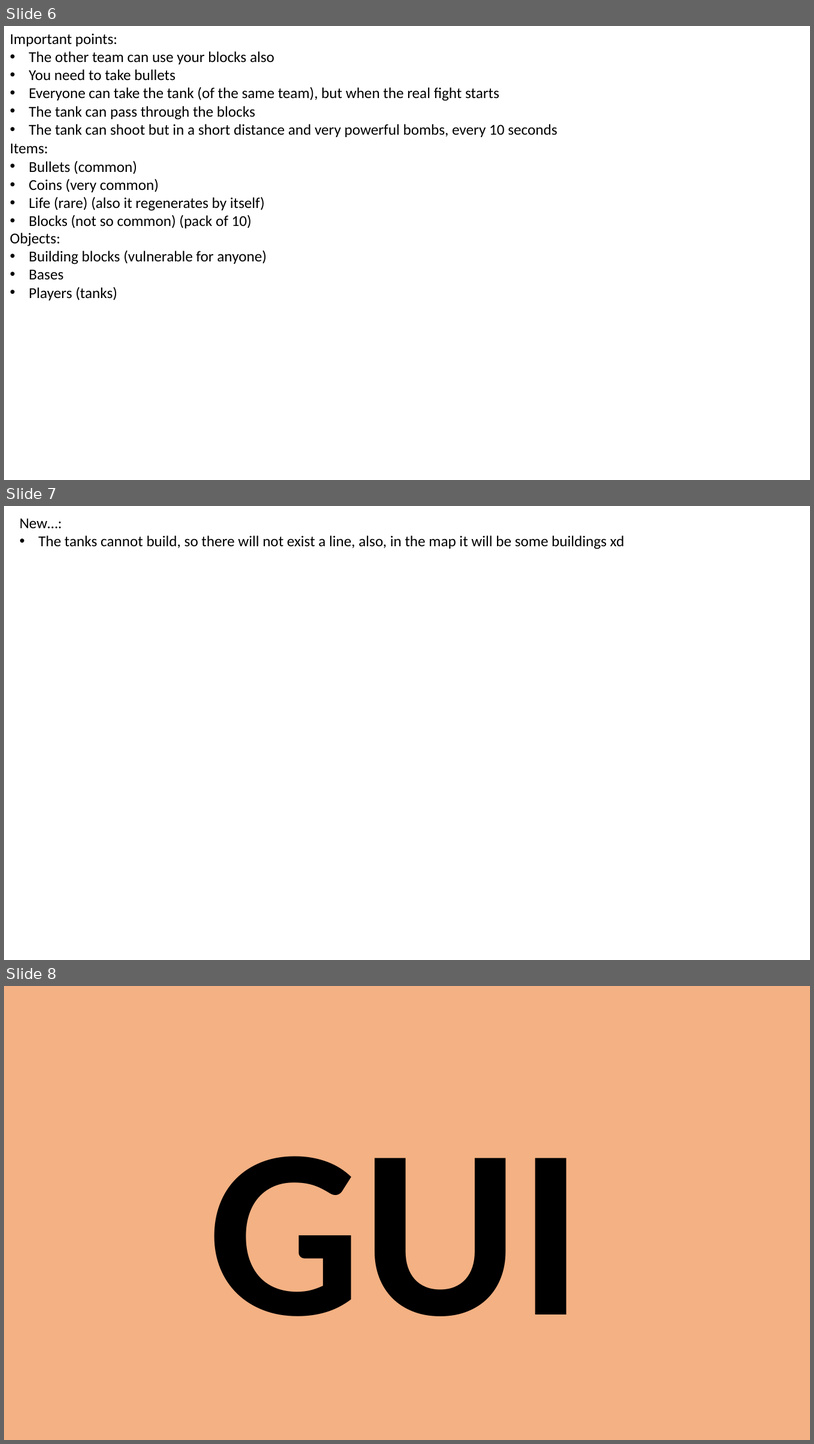
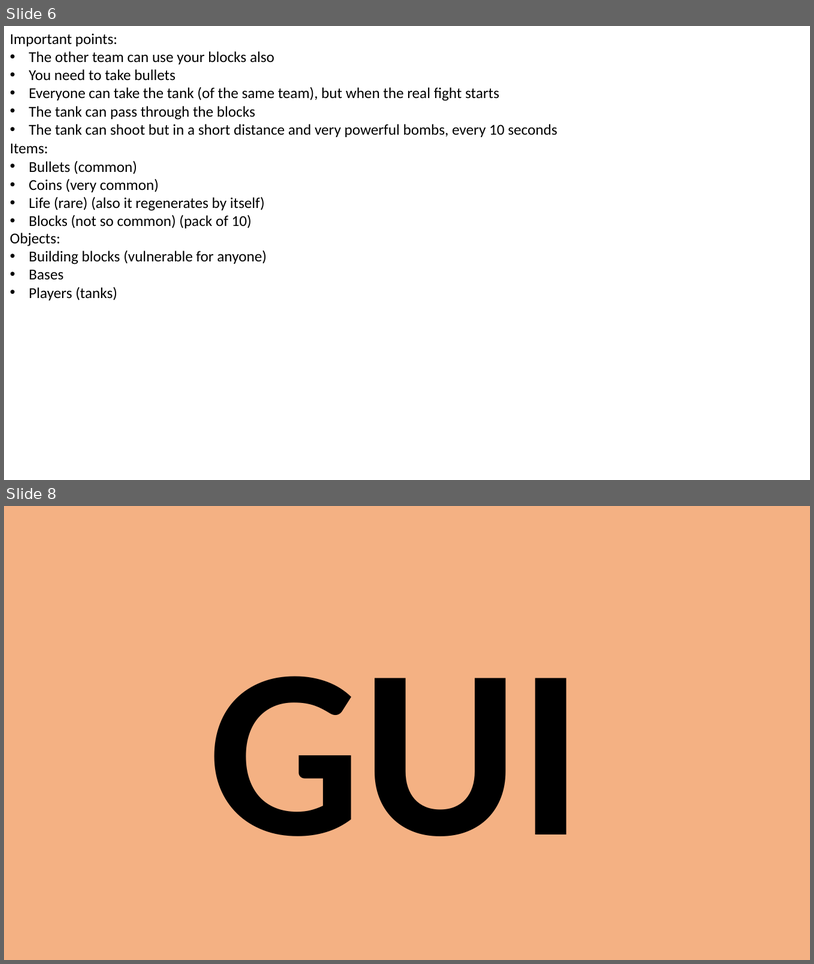
Before and after one commit to RodrigoTeran/Online-Web-Game-TimeOfWar.io-, a slide deck: Info/Dinámica del juego.pptx. Shown one above the other, each under a label of ours: slides 6, 7 and 8 before the commit, slides 6 and 8 after it; the slides between them are not shown. The pictures are 814x1444 and 814x964 pixels, drawn with LibreOffice and Linux fonts; fonts in the diff are those of the drawing. Boxes give left, top, right and bottom in pixels: in the first picture for what was removed or moved away, otherwise in the second. Text is boxed around its words. In the diff, an @@ line names an element or a change of style, - is before the commit and + after.

```diff
--- a/Info/Dinámica del juego.pptx
+++ b/Info/Dinámica del juego.pptx
@@ slide 7 removed at [4, 506, 810, 960], background #FFFFFF @@
@@ text removed at [20, 518, 625, 549] @@
-New…:
-• The tanks cannot build, so there will not exist a line, also, in the map it will be some buildings xd
```
Also in this commit, not shown: 1 slide added, 8 other files.
